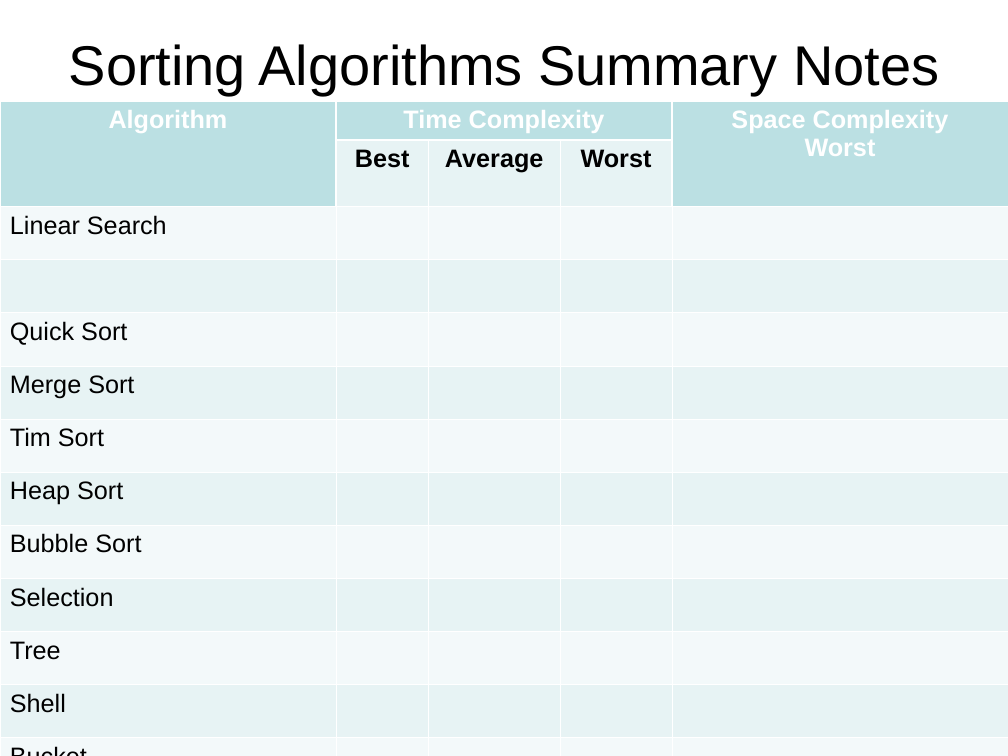
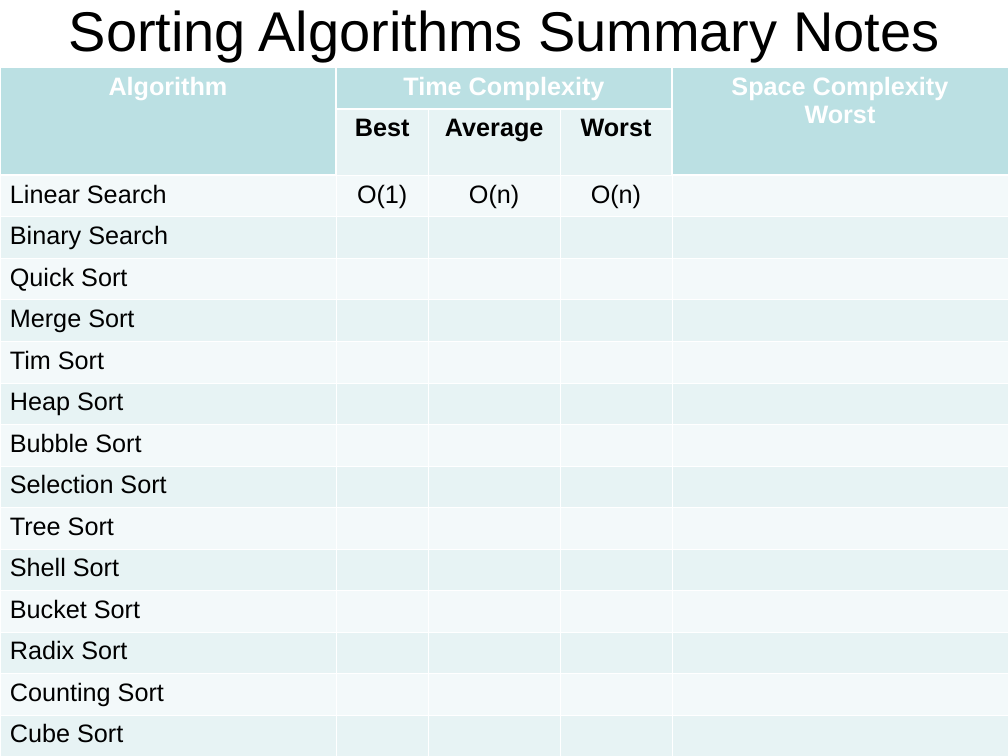
Before and after one commit to rvats/ikmaster, a slide deck: slide 1 of __Notes/Sorting.ppt. Drawn at 1008x756 pixels with LibreOffice and Linux fonts; fonts in the diff are those of the drawing. Boxes give left, top, right and bottom in pixels: in the first picture for what was removed or moved away, otherwise in the second. Text is boxed around its words. In the diff, an @@ line names an element or a change of style, - is before the commit and + after.

```diff
--- a/__Notes/Sorting.ppt
+++ b/__Notes/Sorting.ppt
@@ title "Sorting Algorithms Summary Notes" moved from (x1=69, y1=44, x2=939, y2=95) to (x1=69, y1=10, x2=939, y2=61) @@
@@ table at (x1=0, y1=68, x2=1008, y2=756) @@
-row 3: Linear Search |  |  |  | 
+row 3: Linear Search | O(1) | O(n) | O(n) | 
-row 4, column 1: 
+row 4, column 1: Binary Search
-row 10, column 1: Selection
+row 10, column 1: Selection Sort
-row 11, column 1: Tree
+row 11, column 1: Tree Sort
-row 12, column 1: Shell
+row 12, column 1: Shell Sort
-row 13, column 1: Bucket
+row 13, column 1: Bucket Sort
-row 14, column 1: Radix
+row 14, column 1: Radix Sort
-row 15, column 1: Counting
+row 15, column 1: Counting Sort
-row 16, column 1: CubeSort
+row 16, column 1: Cube Sort
@@ table resized from (x1=0, y1=101, x2=1008, y2=756) to (x1=0, y1=68, x2=1008, y2=756) @@
```
Also in this commit, not shown: 2 other files.
